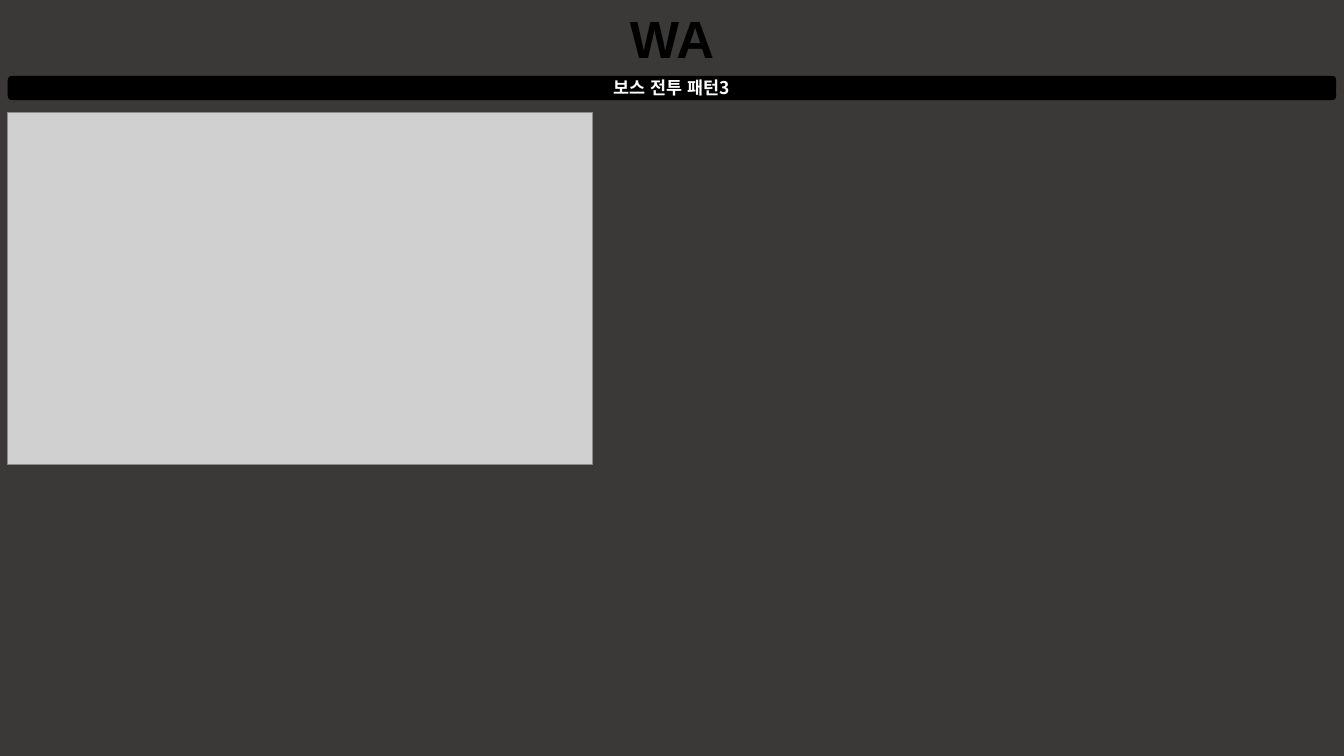
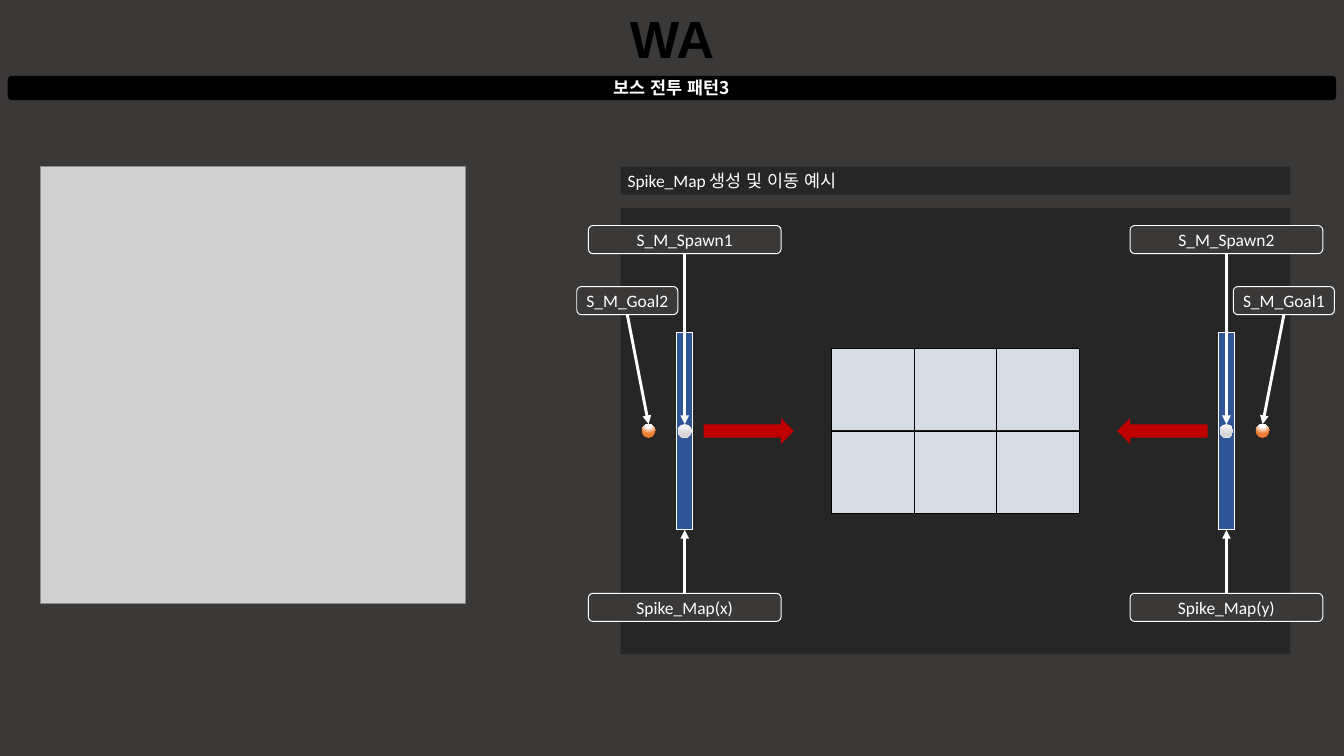
Before and after one commit to taeseongeom/WA, a slide deck: slide 8 of 기획서/문서/보스 기획서.pptx. Drawn at 1344x756 pixels with LibreOffice and Linux fonts; fonts in the diff are those of the drawing; grey boxes stand for pictures. Boxes give left, top, right and bottom in pixels: in the first picture for what was removed or moved away, otherwise in the second. Text is boxed around its words. In the diff, an @@ line names an element or a change of style, - is before the commit and + after.

```diff
--- a/기획서/문서/보스 기획서.pptx
+++ b/기획서/문서/보스 기획서.pptx
@@ picture removed at [8, 112, 592, 463] @@
@@ picture added at [40, 167, 465, 604] @@
@@ rectangle added at [620, 167, 1290, 195], fill #262626, 18 pt, text #FFFFFF @@
+Spike_Map 생성 및 이동 예시
@@ rectangle added at [620, 208, 1290, 655], fill #262626 @@
@@ rounded rectangle added at [588, 225, 781, 253], fill #3B3838, outline #FFFFFF 1 pt, 18 pt, text #FFFFFF @@
+S_M_Spawn1
@@ rounded rectangle added at [1130, 225, 1322, 253], fill #3B3838, outline #FFFFFF 1 pt, 18 pt, text #FFFFFF @@
+S_M_Spawn2
@@ arrow added from (685, 254) to (685, 424), #FFFFFF 3 pt @@
@@ arrow added from (1226, 254) to (1226, 424), #FFFFFF 3 pt @@
@@ rounded rectangle added at [576, 287, 678, 315], fill #3B3838, outline #FFFFFF 1 pt, 18 pt, text #FFFFFF @@
+S_M_Goal2
@@ rounded rectangle added at [1233, 287, 1334, 315], fill #3B3838, outline #FFFFFF 1 pt, 18 pt, text #FFFFFF @@
+S_M_Goal1
@@ arrow added from (627, 315) to (648, 424), #FFFFFF 3 pt @@
@@ arrow added from (1284, 315) to (1262, 424), #FFFFFF 3 pt @@
@@ rectangle added at [676, 332, 693, 530], fill #2F5597, outline #FFFFFF 1 pt @@
@@ rectangle added at [1218, 332, 1235, 530], fill #2F5597, outline #FFFFFF 1 pt @@
@@ right arrow added at [703, 418, 794, 444], fill #C00000 @@
@@ right arrow added at [1117, 418, 1208, 444], fill #C00000 @@
@@ ellipse added at [642, 424, 656, 438], fill gradient #FFFFFF to #ED7D31 @@
@@ ellipse added at [678, 424, 692, 438], fill gradient #FAFAFA to #D7D7D7 to #E4E4E4 @@
@@ group added at [832, 349, 1079, 514]: 6 rectangles @@
@@ ellipse added at [1220, 424, 1234, 438], fill gradient #FAFAFA to #D7D7D7 to #E4E4E4 @@
@@ ellipse added at [1255, 424, 1269, 438], fill gradient #FFFFFF to #ED7D31 @@
@@ arrow added from (685, 593) to (685, 530), #FFFFFF 3 pt @@
@@ arrow added from (1226, 593) to (1226, 530), #FFFFFF 3 pt @@
@@ rounded rectangle added at [588, 593, 781, 621], fill #3B3838, outline #FFFFFF 1 pt, 18 pt, text #FFFFFF @@
+Spike_Map(x)
@@ rounded rectangle added at [1130, 593, 1322, 621], fill #3B3838, outline #FFFFFF 1 pt, 18 pt, text #FFFFFF @@
+Spike_Map(y)
```
Also in this commit, not shown: 2 other slides changed, 1 slide added, 5 other files.
